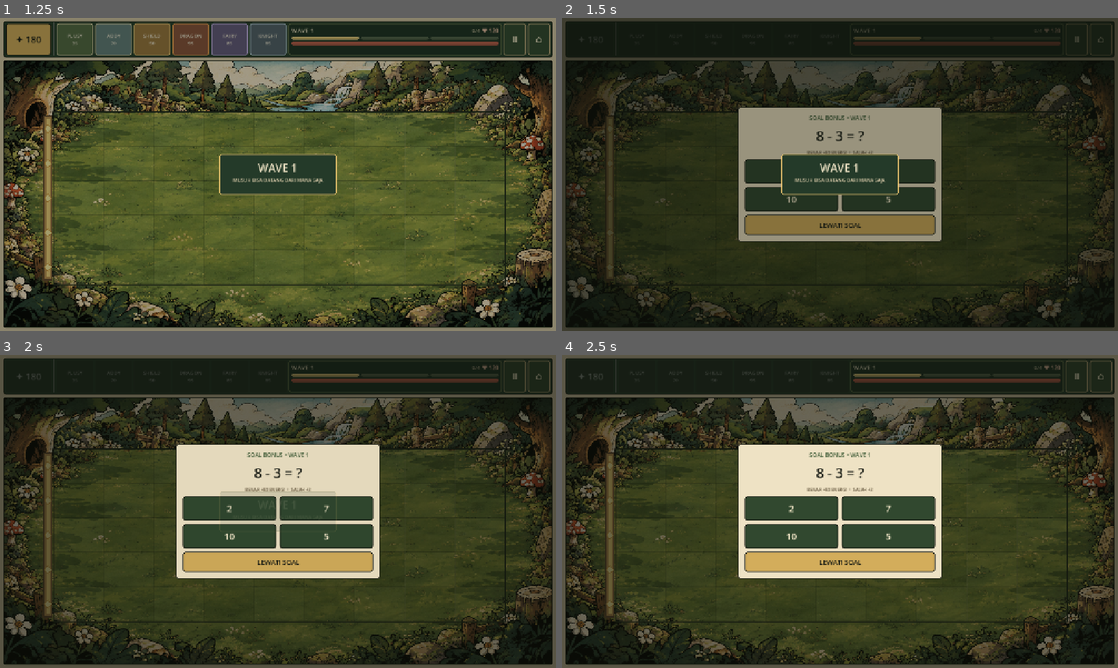
Above: before the commit, frames 1-4 (two rows, left to right).
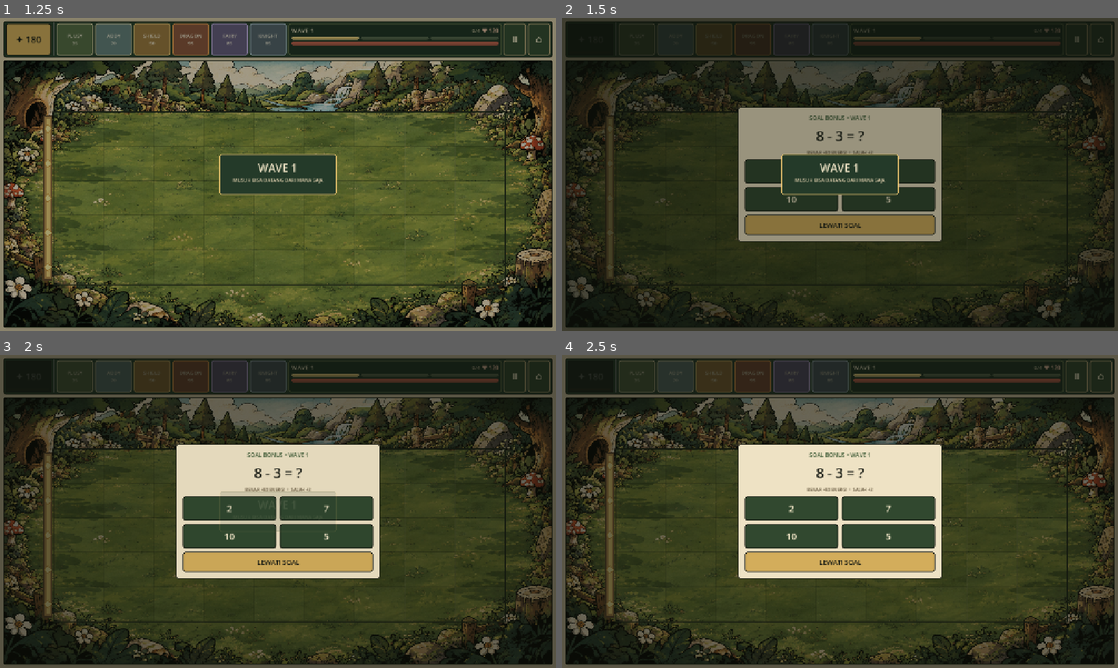
Above: after the commit, the same moments.

Repository: mukhlishulkhaniif/Pengantar-Game
Game: Godot game, scene res://scenes/main_menu.tscn
Two runs of this game, one before a commit and one after it. Both use one fixed random seed, a clock stepped at 60 frames per second and the inputs below.
Inputs:
- Up to frame 1 (1.25 s): click "MULAI" at 0.5 s
- Up to frame 2 (1.5 s): click "✦ 180" at 1.25 s
- Up to frame 3 (2 s): no input
- Up to frame 4 (2.5 s): click "Ⅱ" at 2 s

Frame 1 is identical in both runs. In frame 2, 0.3% of the frame differs, in the area x 10-52%, y 1-12%; in frame 3, 1.6%; in frame 4, 2.2%.

Commit message:
Tambahkan cooldown visual untuk soal dan Guardian

Diff:
--- a/math-adventure/scripts/presentation/battle.gd
+++ b/math-adventure/scripts/presentation/battle.gd
@@ -5,6 +5,15 @@
 const QuestionGenerator = preload("res://scripts/domain/question_generator.gd")
 const WAVE_COUNTS: Array[int] = [4, 5, 6]
 const GUARDIAN_COSTS: Dictionary = {"Plusy": 35, "Addy Cannon": 70, "Shield Cube": 50, "Multiply Dragon": 95, "Fraction Fairy": 85, "Number Knight": 85}
+const QUESTION_COOLDOWN_SECONDS: float = 18.0
+const GUARDIAN_PLACEMENT_COOLDOWNS: Dictionary = {
+	"Plusy": 5.0,
+	"Addy Cannon": 7.0,
+	"Shield Cube": 8.0,
+	"Multiply Dragon": 10.0,
+	"Fraction Fairy": 10.0,
+	"Number Knight": 9.0
+}
 
 var energy: int = 180
 var core_hp: int = 120
@@ -21,6 +30,14 @@
 var spawn_timer: float = 0.0
 var passive_energy_timer: float = 0.0
 var question_cooldown_timer: float = 0.0
+var guardian_placement_cooldowns: Dictionary = {
+	"Plusy": 0.0,
+	"Addy Cannon": 0.0,
+	"Shield Cube": 0.0,
+	"Multiply Dragon": 0.0,
+	"Fraction Fairy": 0.0,
+	"Number Knight": 0.0
+}
 var intermission_timer: float = 0.0
 var next_enemy_id: int = 1
 var last_spawned_lane: int = -1
@@ -36,6 +53,10 @@
 var current_question: Dictionary = {}
 var arena
 var energy_button: Button
+var energy_cooldown_overlay: ColorRect
+var energy_cooldown_bar: ProgressBar
+var guardian_cooldown_overlays: Array[ColorRect] = []
+var guardian_cooldown_bars: Array[ProgressBar] = []
 var core_label: Label
 var wave_label: Label
 var score_label: Label
@@ -76,7 +97,18 @@
 		return
 
 	if question_cooldown_timer > 0.0:
+		var old_question_cooldown: float = question_cooldown_timer
 		question_cooldown_timer = maxf(0.0, question_cooldown_timer - delta)
+		if old_question_cooldown > 0.0 and question_cooldown_timer <= 0.0:
+			_pulse_ready_button(energy_button)
+
+	for guardian_type in guardian_button_types:
+		var old_guardian_cooldown: float = float(guardian_placement_cooldowns.get(guardian_type, 0.0))
+		if old_guardian_cooldown > 0.0:
+			var new_guardian_cooldown: float = maxf(0.0, old_guardian_cooldown - delta)
+			guardian_placement_cooldowns[guardian_type] = new_guardian_cooldown
+			if new_guardian_cooldown <= 0.0:
+				_pulse_ready_button(_get_guardian_button(guardian_type))
 
 	# Regenerasi pasif dibuat kecil agar keputusan penempatan Guardian tetap penting.
 	passive_energy_timer += delta
@@ -110,6 +142,81 @@
 
 	_refresh_hud()
 
+func _make_cooldown_overlay(parent_button: Button) -> ColorRect:
+	var overlay := ColorRect.new()
+	overlay.color = Color(0.035, 0.045, 0.035, 0.48)
+	overlay.mouse_filter = Control.MOUSE_FILTER_IGNORE
+	overlay.set_anchors_and_offsets_preset(Control.PRESET_FULL_RECT)
+	overlay.visible = false
+	parent_button.add_child(overlay)
+	return overlay
+
+func _make_cooldown_bar(parent_button: Button) -> ProgressBar:
+	var bar := ProgressBar.new()
+	bar.min_value = 0.0
+	bar.max_value = 100.0
+	bar.value = 0.0
+	bar.show_percentage = false
+	bar.mouse_filter = Control.MOUSE_FILTER_IGNORE
+	bar.anchor_left = 0.0
+	bar.anchor_top = 1.0
+	bar.anchor_right = 1.0
+	bar.anchor_bottom = 1.0
+	bar.offset_left = 5.0
+	bar.offset_top = -10.0
+	bar.offset_right = -5.0
+	bar.offset_bottom = -4.0
+	bar.visible = false
+	var background_style := StyleBoxFlat.new()
+	background_style.bg_color = Color("#1b2118")
+	background_style.set_corner_radius_all(2)
+	bar.add_theme_stylebox_override("background", background_style)
+	var fill_style := StyleBoxFlat.new()
+	fill_style.bg_color = Color("#d9b75f")
+	fill_style.set_corner_radius_all(2)
+	bar.add_theme_stylebox_override("fill", fill_style)
+	parent_button.add_child(bar)
+	return bar
+
+func _get_guardian_button(guardian_type: String) -> Button:
+	var button_index: int = guardian_button_types.find(guardian_type)
+	if button_index >= 0 and button_index < guardian_buttons.size():
+		return guardian_buttons[button_index]
+	return null
+
+func _pulse_ready_button(button: Button) -> void:
+	if not is_instance_valid(button) or paused or battle_finished:
+		return
+	button.modulate = Color(1.22, 1.13, 0.78, 1.0)
+	var ready_tween := create_tween()
+	ready_tween.tween_property(button, "modulate", Color.WHITE, 0.32)
+
+func _update_cooldown_visuals() -> void:
+	if is_instance_valid(energy_button):
+		var question_cooling: bool = question_cooldown_timer > 0.0
+		energy_button.disabled = paused or battle_finished or question_cooling
+		if is_instance_valid(energy_cooldown_overlay):
+			energy_cooldown_overlay.visible = question_cooling
+		if is_instance_valid(energy_cooldown_bar):
+			energy_cooldown_bar.visible = question_cooling
+			energy_cooldown_bar.value = (QUESTION_COOLDOWN_SECONDS - question_cooldown_timer) / QUESTION_COOLDOWN_SECONDS * 100.0
+		if question_cooling:
+			energy_button.tooltip_text = "Soal tersedia dalam %d detik" % ceili(question_cooldown_timer)
+		else:
+			energy_button.tooltip_text = "Ketuk untuk membuka soal matematika dan mendapat energi"
+
+	for index in range(guardian_buttons.size()):
+		var guardian_type: String = guardian_button_types[index]
+		var cooldown_max: float = float(GUARDIAN_PLACEMENT_COOLDOWNS.get(guardian_type, 0.0))
+		var remaining: float = float(guardian_placement_cooldowns.get(guardian_type, 0.0))
+		var cooling: bool = remaining > 0.0
+		if index < guardian_cooldown_overlays.size():
+			guardian_cooldown_overlays[index].visible = cooling
+		if index < guardian_cooldown_bars.size():
+			guardian_cooldown_bars[index].visible = cooling
+			var elapsed: float = cooldown_max - remaining
+			guardian_cooldown_bars[index].value = clampf(elapsed / maxf(cooldown_max, 0.001) * 100.0, 0.0, 100.0)
+
 func _build_ui() -> void:
 	# UI berpalet vintage: kertas krem, tinta gelap, hijau hutan, dan emas antik.
 	var background := ColorRect.new()
@@ -152,6 +259,8 @@
 	energy_button.add_theme_font_size_override("font_size", 21)
 	energy_button.tooltip_text = "Buka soal matematika secara manual untuk mendapat energi"
 	energy_button.pressed.connect(_open_question_popup)
+	energy_cooldown_overlay = _make_cooldown_overlay(energy_button)
+	energy_cooldown_bar = _make_cooldown_bar(energy_button)
 	header.add_child(energy_button)
 
 	var seed_separator := VSeparator.new()
@@ -173,7 +282,11 @@
 		guardian_button.add_theme_font_size_override("font_size", 12 if card_width < 90.0 else 13)
 		guardian_button.tooltip_text = "%s • %d energi" % [guardian_type, int(GUARDIAN_COSTS.get(guardian_type, 0))]
 		guardian_button.pressed.connect(_select_guardian.bind(guardian_type))
+		var cooldown_overlay: ColorRect = _make_cooldown_overlay(guardian_button)
+		var cooldown_bar: ProgressBar = _make_cooldown_bar(guardian_button)
 		guardian_buttons.append(guardian_button)
+		guardian_cooldown_overlays.append(cooldown_overlay)
+		guardian_cooldown_bars.append(cooldown_bar)
 		header.add_child(guardian_button)
 
 	# Tracker wave mengisi ruang tengah secara sengaja, bukan menyisakan celah kosong.
@@ -426,7 +539,7 @@
 
 	# Soal hanya muncul jika pemain menekan tombol energi. Jeda 18 detik
 	# setelah membuka soal membantu mencegah energi bisa di-farm terlalu cepat.
-	question_cooldown_timer = 18.0
+	question_cooldown_timer = QUESTION_COOLDOWN_SECONDS
 	question_is_wave_challenge = false
 	_new_question()
 	question_popup_open = true
@@ -533,6 +646,11 @@
 func _select_guardian(guardian_type: String) -> void:
 	if battle_finished or paused:
 		return
+	var placement_cooldown: float = float(guardian_placement_cooldowns.get(guardian_type, 0.0))
+	if placement_cooldown > 0.0:
+		feedback_label.text = "%s siap dalam %d detik." % [guardian_type, ceili(placement_cooldown)]
+		feedback_label.add_theme_color_override("font_color", Color("#e9c777"))
+		return
 	if energy < int(GUARDIAN_COSTS.get(guardian_type, 99999)) and selected_guardian != guardian_type:
 		feedback_label.text = "Butuh %d energi." % int(GUARDIAN_COSTS.get(guardian_type, 0))
 		feedback_label.add_theme_color_override("font_color", Color("#f2b4a8"))
@@ -563,12 +681,18 @@
 			feedback_label.add_theme_color_override("font_color", Color("#f2b4a8"))
 			return
 	var guardian_type: String = selected_guardian
+	var placement_cooldown: float = float(guardian_placement_cooldowns.get(guardian_type, 0.0))
+	if placement_cooldown > 0.0:
+		feedback_label.text = "%s siap dalam %d detik." % [guardian_type, ceili(placement_cooldown)]
+		feedback_label.add_theme_color_override("font_color", Color("#e9c777"))
+		return
 	var cost: int = int(GUARDIAN_COSTS[guardian_type])
 	if energy < cost:
 		feedback_label.text = "Butuh %d energi." % cost
 		feedback_label.add_theme_color_override("font_color", Color("#f2b4a8"))
 		return
 	energy -= cost
+	guardian_placement_cooldowns[guardian_type] = float(GUARDIAN_PLACEMENT_COOLDOWNS.get(guardian_type, 6.0))
 	var guardian_max_hp: int = 180
 	match guardian_type:
 		"Addy Cannon":
@@ -937,11 +1061,6 @@
 func _refresh_hud() -> void:
 	if is_instance_valid(energy_button):
 		energy_button.text = "✦ %d" % energy
-		energy_button.disabled = paused or battle_finished
-		if question_cooldown_timer > 0.0:
-			energy_button.tooltip_text = "Soal tersedia dalam %d detik" % ceili(question_cooldown_timer)
-		else:
-			energy_button.tooltip_text = "Ketuk untuk membuka soal matematika dan mendapat energi"
 	if is_instance_valid(core_label):
 		core_label.text = "♥ %d" % core_hp
 	if is_instance_valid(wave_label):
@@ -962,6 +1081,7 @@
 		arena.queue_redraw()
 	_update_wave_segments()
 	_update_guardian_button_styles()
+	_update_cooldown_visuals()
 
 func _update_wave_segments() -> void:
 	if last_wave_segment_state == current_wave:
@@ -994,13 +1114,17 @@
 		var guardian_type: String = guardian_button_types[index]
 		var is_selected: bool = guardian_type == selected_guardian
 		var can_afford: bool = energy >= int(GUARDIAN_COSTS.get(guardian_type, 99999))
-		guardian_buttons[index].disabled = not can_afford or paused or battle_finished
+		var remaining_cooldown: float = float(guardian_placement_cooldowns.get(guardian_type, 0.0))
+		var is_cooling: bool = remaining_cooldown > 0.0
+		guardian_buttons[index].disabled = not can_afford or paused or battle_finished or is_cooling
 		var base_color: Color = card_colors[guardian_type]
 		var border_color: Color = Color("#e8c36f") if is_selected else card_borders[guardian_type]
 		guardian_buttons[index].add_theme_stylebox_override("normal", _button_style(base_color.lightened(0.12) if is_selected else base_color, border_color, 6, 2))
 		guardian_buttons[index].add_theme_stylebox_override("hover", _button_style(base_color.lightened(0.24), border_color.lightened(0.15), 6, 2))
 		guardian_buttons[index].add_theme_stylebox_override("pressed", _button_style(base_color.darkened(0.12), border_color, 6, 2))
+		guardian_buttons[index].add_theme_stylebox_override("disabled", _button_style(base_color.darkened(0.48) if is_cooling else base_color.darkened(0.20), border_color.darkened(0.35) if is_cooling else border_color.darkened(0.15), 6, 2))
 		guardian_buttons[index].add_theme_color_override("font_color", Color("#f5edd9") if can_afford else Color("#b3ad98"))
+		guardian_buttons[index].add_theme_color_override("font_disabled_color", Color("#8e8b7b") if is_cooling else Color("#b3ad98"))
 
 func _toggle_pause() -> void:
 	if battle_finished or question_popup_open:
Not shown, added: math-adventure/docs/PVZ_COOLDOWNS_v2.3.md
Not shown, changed: math-adventure/docs/original/GDD.md
